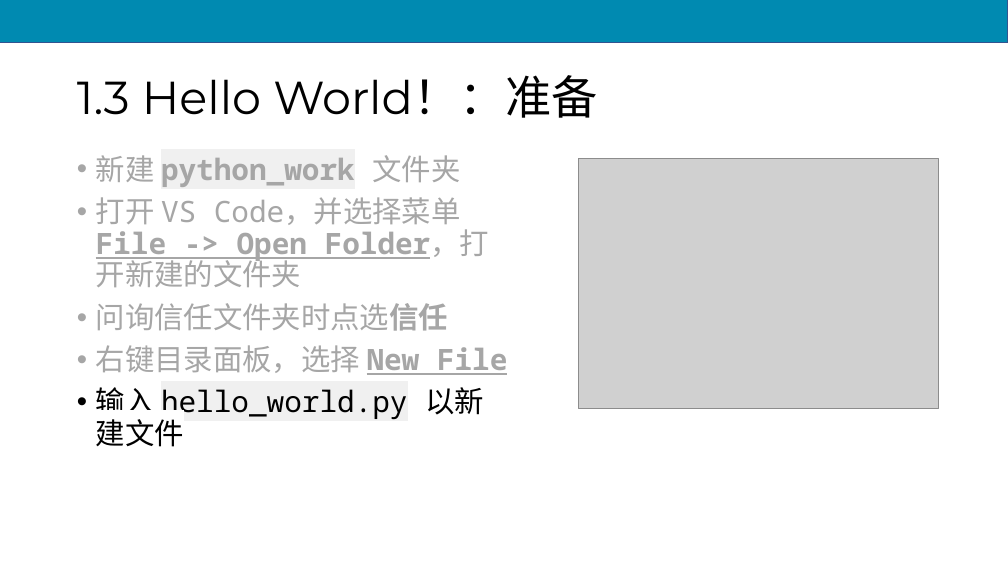
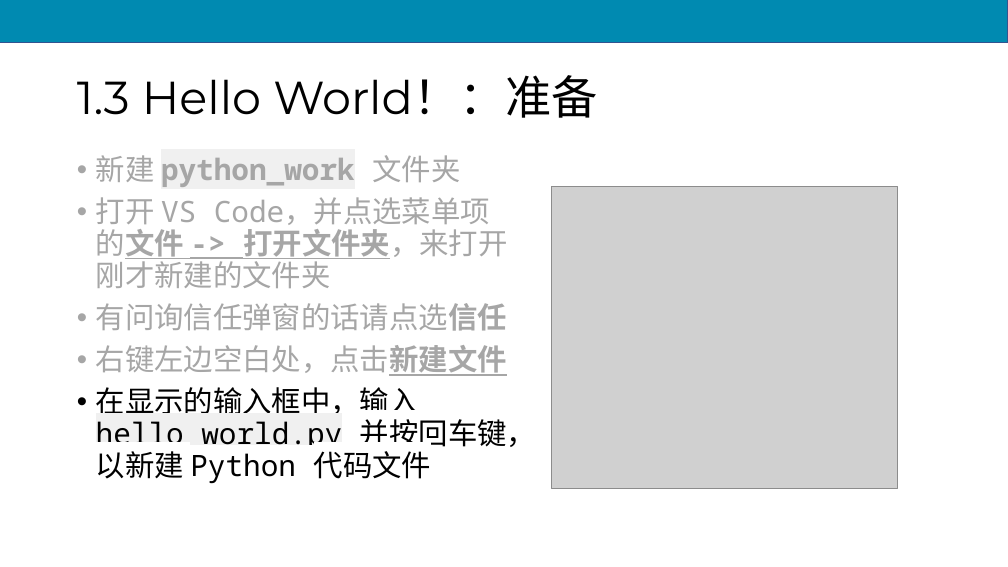
Before and after one commit to scruel/pcc_3e_slides, a slide deck: slide 22 of PPT/python1.pptx (slide 18 before the commit). Drawn at 1008x567 pixels with LibreOffice and Linux fonts; fonts in the diff are those of the drawing; grey boxes stand for pictures. Boxes give left, top, right and bottom in pixels: in the first picture for what was removed or moved away, otherwise in the second. Text is boxed around its words. In the diff, an @@ line names an element or a change of style, - is before the commit and + after.

```diff
--- a/PPT/python1.pptx
+++ b/PPT/python1.pptx
@@ text at bbox=[96, 197, 536, 484]: text changed @@
-• 打开 VS Code，并选择菜单 File -> Open Folder，打开新建的文件夹
-• 问询信任文件夹时点选信任
-• 右键目录面板，选择 New File
-• 输入 hello_world.py 以新建文件
+• 打开 VS Code，并点选菜单项的文件 -> 打开文件夹，来打开刚才新建的文件夹
+• 有问询信任弹窗的话请点选信任
+• 右键左边空白处，点击新建文件
+• 在显示的输入框中，输入 hello_world.py 并按回车键，以新建 Python 代码文件
@@ picture: place and size @@
-picture at bbox=[579, 159, 939, 409]
+picture at bbox=[551, 186, 898, 488]
```
Also in this commit, not shown: 10 other slides changed, 7 slides added, 17 other files.
